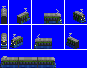
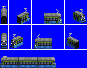
Layers edited between the first and the second 87x68 image:
painted on "1" over [0, 13, 86, 68]
